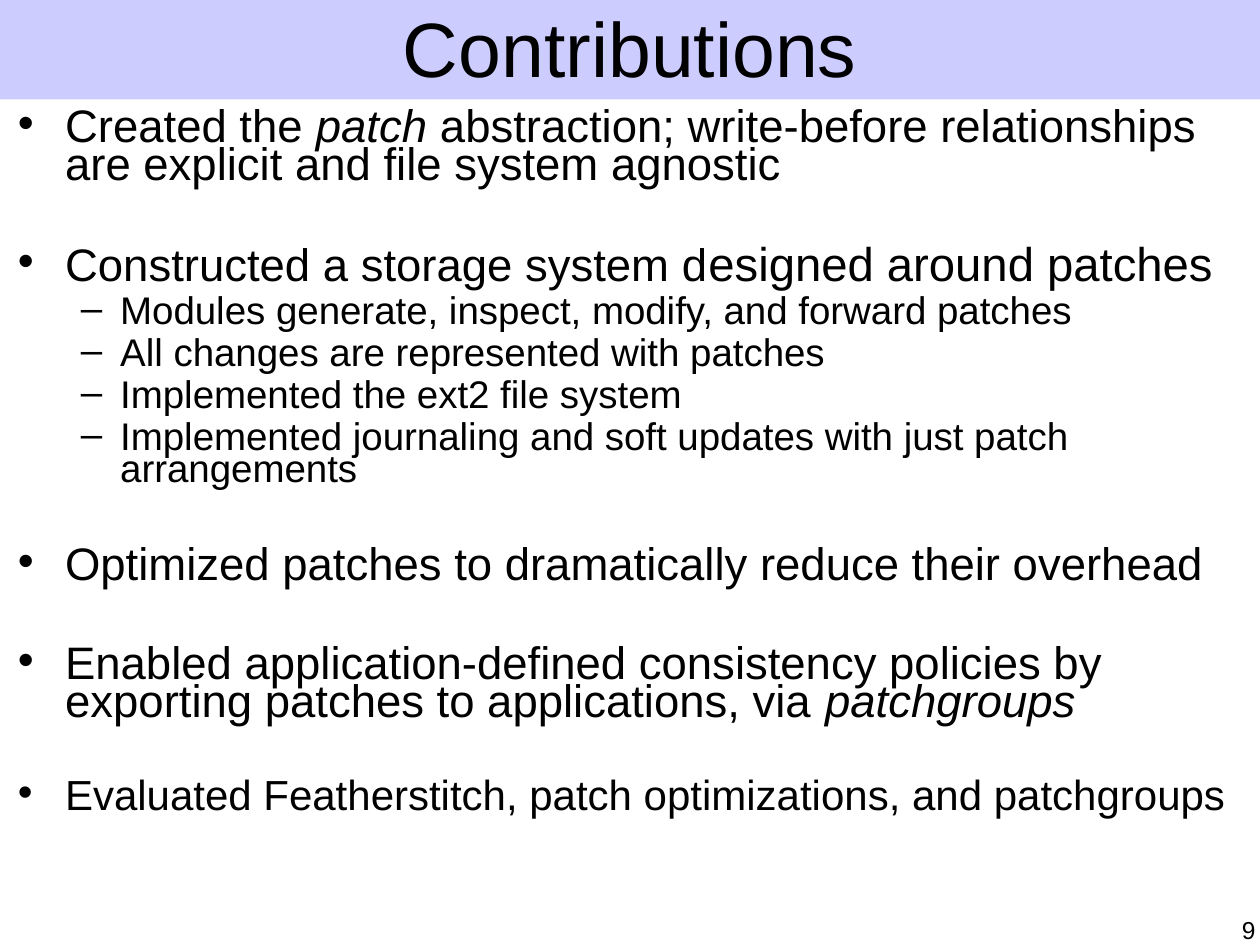
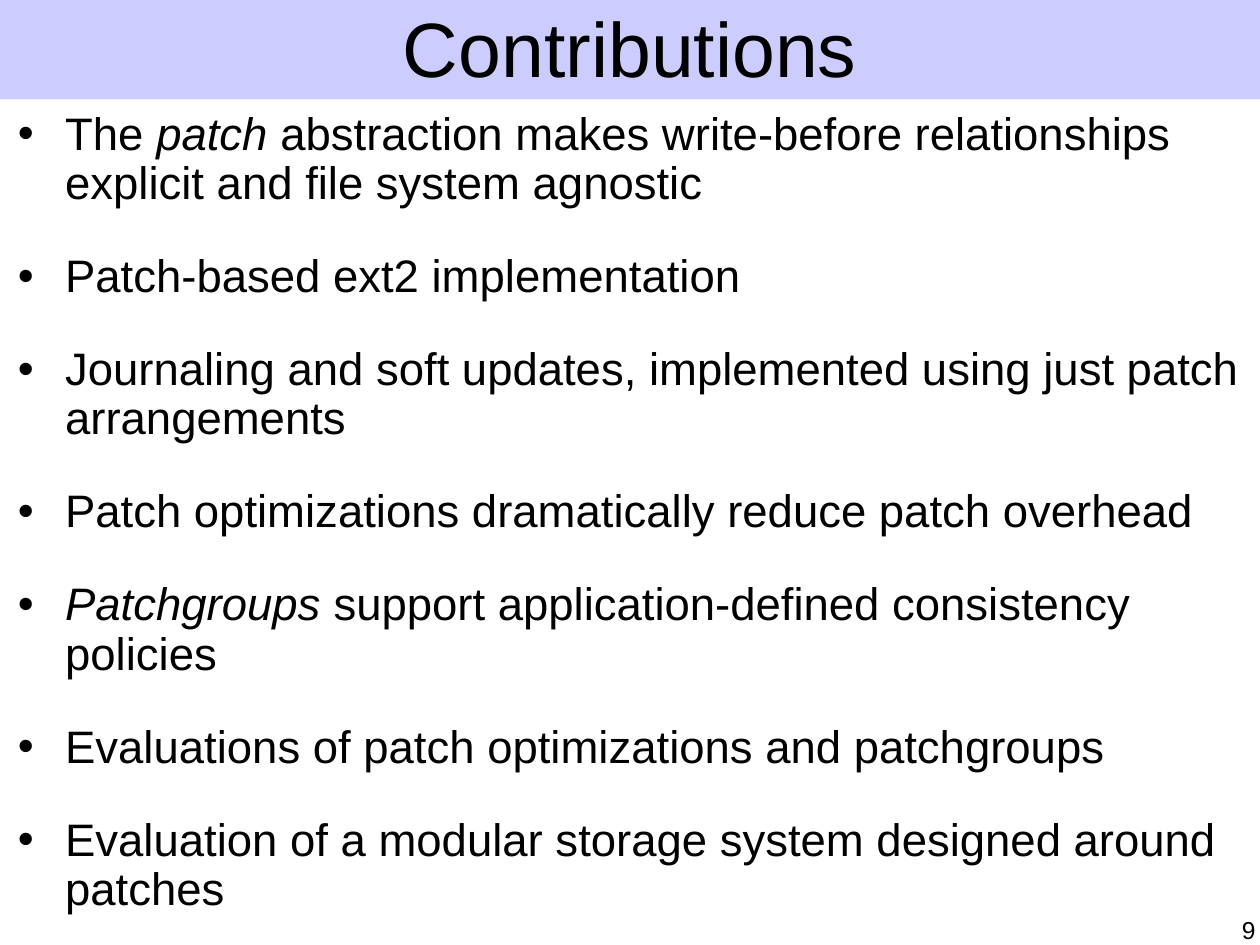
Before and after one commit to ucla-readable/fstitch-doc, a slide deck: slide 9 of sosp/pres.ppt. Drawn at 1260x945 pixels with LibreOffice and Linux fonts; fonts in the diff are those of the drawing. Boxes give left, top, right and bottom in pixels: in the first picture for what was removed or moved away, otherwise in the second. Text is boxed around its words. In the diff, an @@ line names an element or a change of style, - is before the commit and + after.

Commit message:
Improve motivation and patch model.

```diff
--- a/sosp/pres.ppt
+++ b/sosp/pres.ppt
@@ text at [65,117,1238,914]: text changed @@
-• Created the patch abstraction; write-before relationships are explicit and file system agnostic
-• Constructed a storage system designed around patches
-  – Modules generate, inspect, modify, and forward patches
-  – All changes are represented with patches
-  – Implemented the ext2 file system
-  – Implemented journaling and soft updates with just patch arrangements
-• Optimized patches to dramatically reduce their overhead
-• Enabled application-defined consistency policies by exporting patches to applications, via patchgroups
-• Evaluated Featherstitch, patch optimizations, and patchgroups
+• The patch abstraction makes write-before relationships explicit and file system agnostic
+• Patch-based ext2 implementation
+• Journaling and soft updates, implemented using just patch arrangements
+• Patch optimizations dramatically reduce patch overhead
+• Patchgroups support application-defined consistency policies
+• Evaluations of patch optimizations and patchgroups
+• Evaluation of a modular storage system designed around patches
```
Also in this commit, not shown: 10 other slides changed, 1 slide removed.
